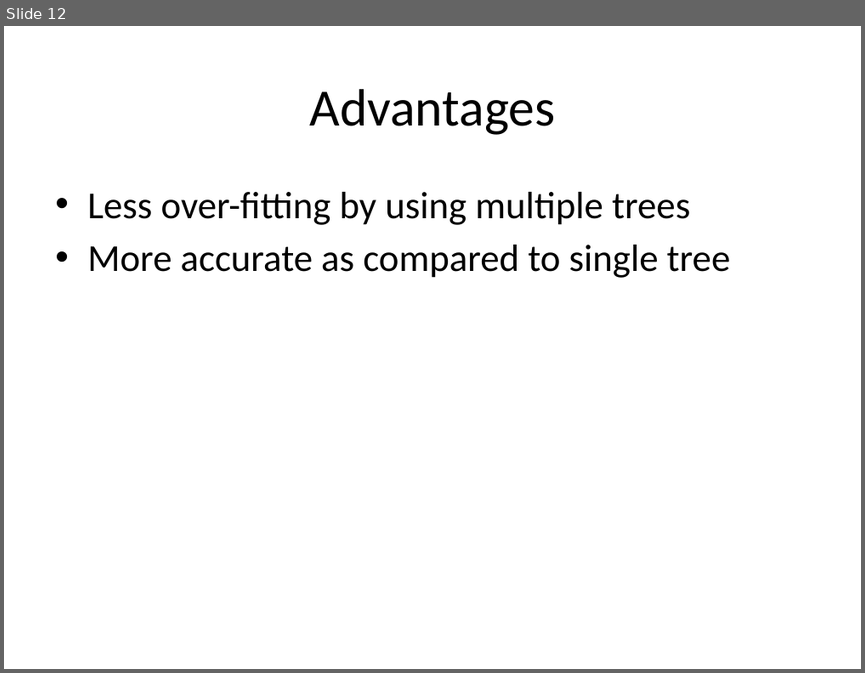
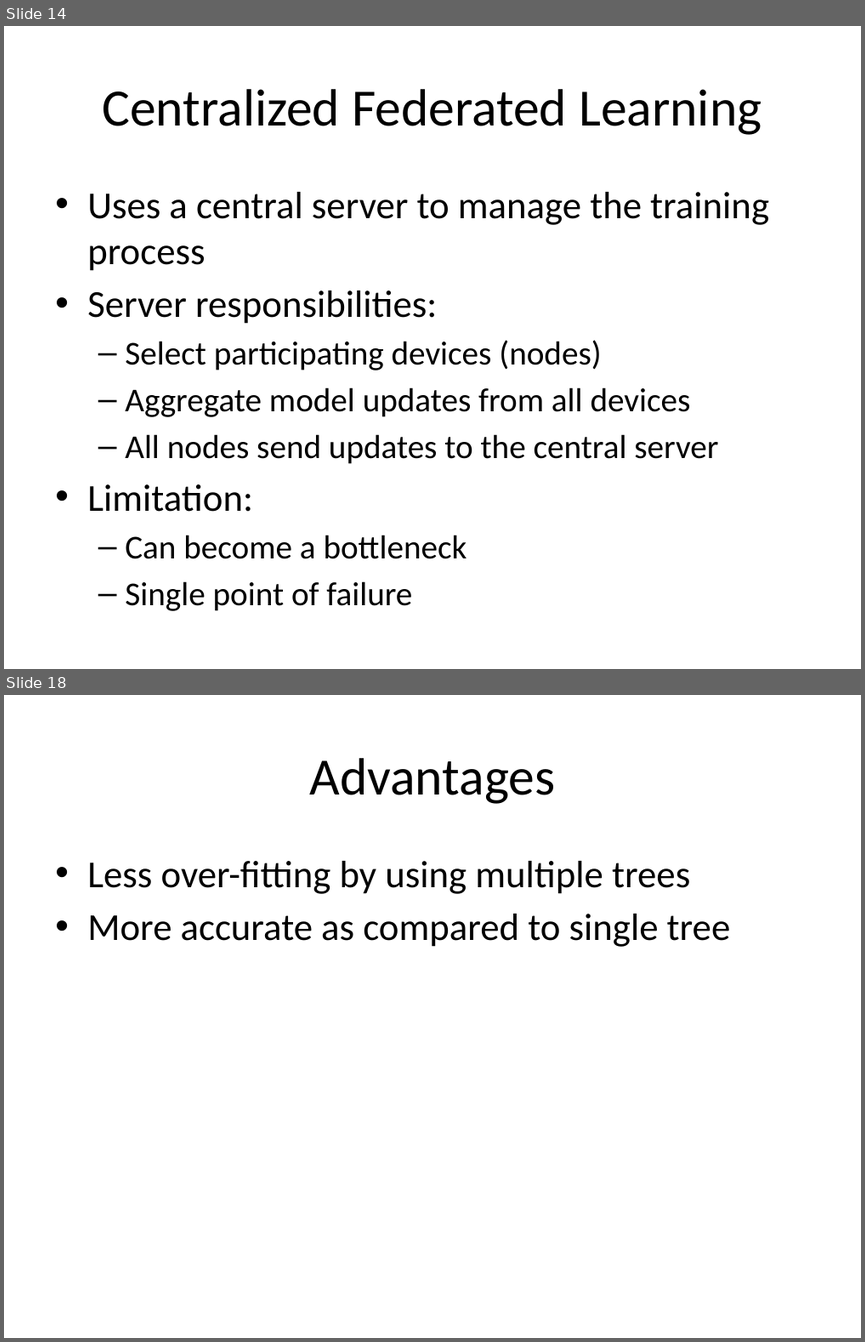
Before and after one commit to look4pritam/FederatedLearning, a slide deck: Presentations/FederatedLearning.pptx. Shown one above the other, each under a label of ours: slide 12 before the commit, slides 14 and 18 after it; the slides between them are not shown. The pictures are 865x673 and 865x1342 pixels, drawn with LibreOffice and Linux fonts; fonts in the diff are those of the drawing. Boxes give left, top, right and bottom in pixels: in the first picture for what was removed or moved away, otherwise in the second. Text is boxed around its words. In the diff, an @@ line names an element or a change of style, - is before the commit and + after.

```diff
--- a/Presentations/FederatedLearning.pptx
+++ b/Presentations/FederatedLearning.pptx
@@ slide 14 added at (x1=4, y1=26, x2=861, y2=669), background #FFFFFF @@
@@ title added at (x1=102, y1=89, x2=761, y2=135), 44 pt, text #000000 @@
+Centralized Federated Learning
@@ text added at (x1=87, y1=192, x2=769, y2=611), 28 pt, text #000000 @@
+• Uses a central server to manage the training process
+• Server responsibilities:
+  – Select participating devices (nodes)
+  – Aggregate model updates from all devices
+  – All nodes send updates to the central server
+• Limitation:
+  – Can become a bottleneck
+  – Single point of failure
@@ what was slide 12 is now slide 18 @@
```
Also in this commit, not shown: 3 slides changed, 5 other slides added.
